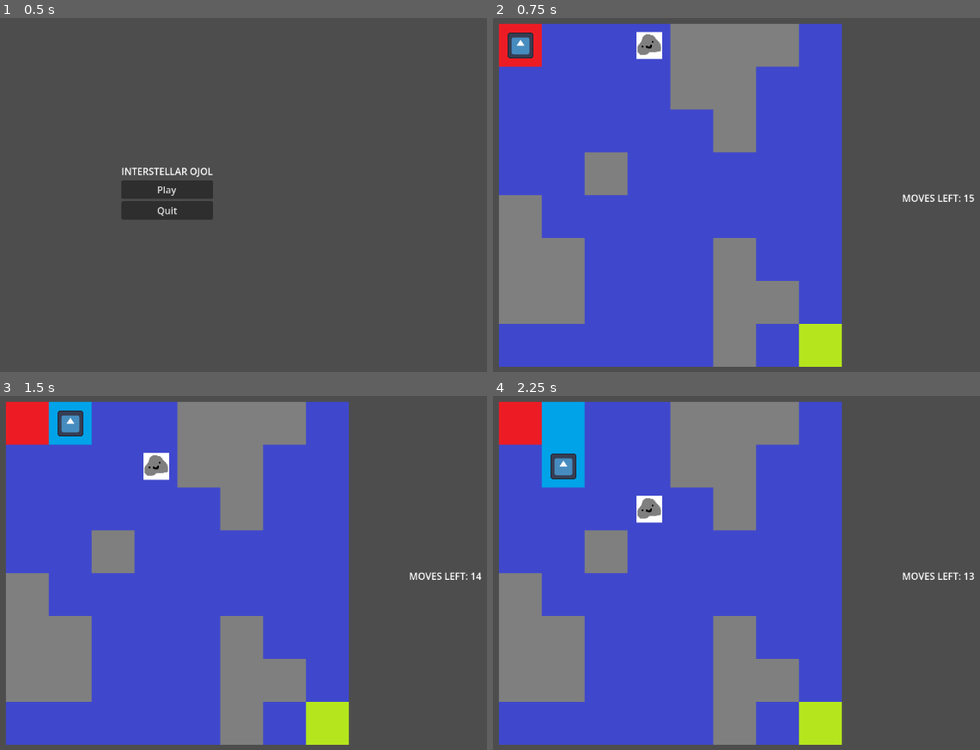
Above: before the commit, frames 1-4 (two rows, left to right).
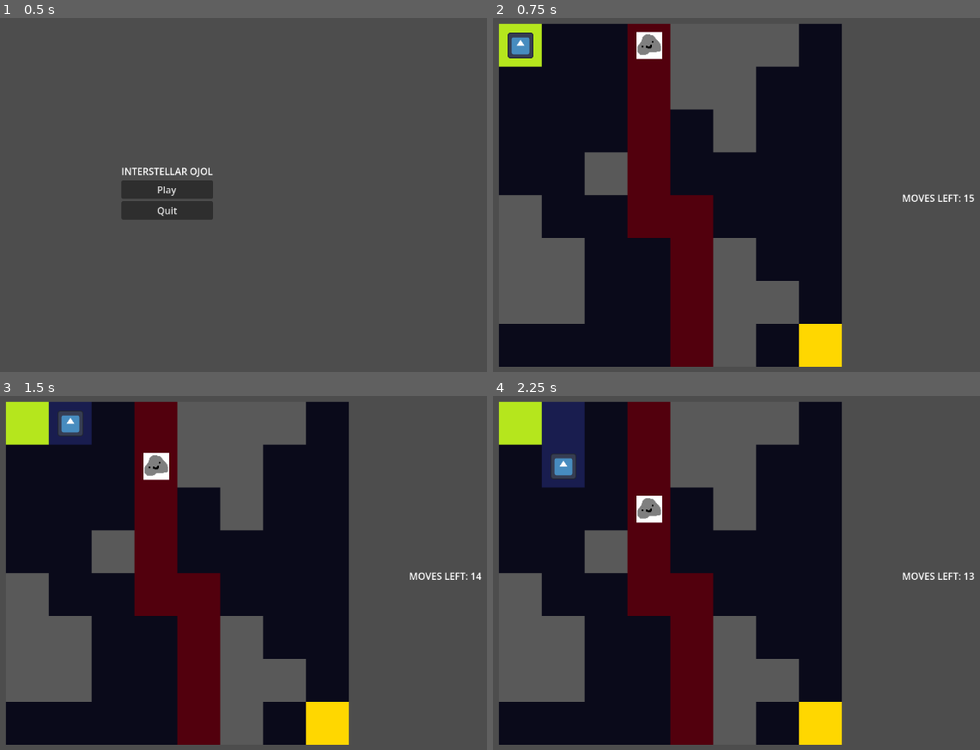
Above: after the commit, the same moments.

Repository: XilefEel/gameseed-2026
Game: Godot game, scene res://scenes/MainMenu.tscn
Same seed, same stepped clock (60 frames per second), same inputs: the game is played once before the commit and once after it. The engine's default icon, where the game draws it, is replaced by a stand-in: a white triangle on a blue panel in a dark square.
Inputs:
- Up to frame 1 (0.5 s): no input
- Up to frame 2 (0.75 s): click "Play" at 0.5 s
- Up to frame 3 (1.5 s): tap Enter at 1.25 s; hold Right (ui_right) from 1.28 s (still down)
- Up to frame 4 (2.25 s): tap Space at 2 s; release Right (ui_right) at 2.03 s; hold Down (ui_down) from 2.03 s (still down)

Frame 1 is identical in both runs. In frame 2, 68% of the frame differs, in the area x 1-72%, y 1-99%; in frame 3, 68%; in frame 4, 68%.

Commit message:
added visible asteroid path and updated tilemap colors

Diff:
--- a/scripts/asteroid.gd
+++ b/scripts/asteroid.gd
@@ -2,7 +2,7 @@
 
 @onready var grid: TileMapLayer = get_parent()
 
-var path := [
+var path: Array[Vector2i] = [
 	Vector2i(3,0),
 	Vector2i(3,1),
 	Vector2i(3,2),
@@ -19,6 +19,7 @@
 
 func _ready() -> void:
 	position = grid.map_to_local(path[0])
+	grid.mark_asteroid_path(path)
 
 
 func step() -> void:
--- a/scripts/grid.gd
+++ b/scripts/grid.gd
@@ -5,12 +5,14 @@
 const EMPTY := Vector2i(0, 0)
 const START := Vector2i(1, 0)
 const END := Vector2i(2, 0)
-const PATH := Vector2i(0, 1)
+const PLAYER_PATH := Vector2i(0, 1)
+const ASTEROID_PATH := Vector2i(1, 1)
 const WALL := Vector2i(0, 2)
 
 var start_cell := Vector2i(0, 0)
 var end_cell := Vector2i(7, 7)
 
+var asteroid_path_cells: Array[Vector2i] = []
 
 func _ready() -> void:
 	set_cell(start_cell, 0, START)
@@ -36,9 +38,20 @@
 
 func mark_path(cell: Vector2i) -> void:
 	if cell == start_cell or cell == end_cell: return
-	set_cell(cell, 0, PATH)
+	set_cell(cell, 0, PLAYER_PATH)
+
+
+func mark_asteroid_path(cells: Array[Vector2i]) -> void:
+	asteroid_path_cells = cells
+	for cell in cells:
+		set_cell(cell, 0, ASTEROID_PATH)
 
 
 func clear_path(cell: Vector2i) -> void:
-	if cell == start_cell or cell == end_cell: return
-	set_cell(cell, 0, EMPTY)
+	if cell == start_cell or cell == end_cell:
+		return
+
+	if asteroid_path_cells.has(cell):
+		set_cell(cell, 0, ASTEROID_PATH)
+	else:
+		set_cell(cell, 0, EMPTY)
--- a/scripts/player.gd
+++ b/scripts/player.gd
@@ -102,7 +102,7 @@
 	var swapped = asteroid_prev == current_cell
 
 	if hit or swapped:
-		await get_tree().create_timer(0.5).timeout
+		await get_tree().create_timer(0.3).timeout
 		get_tree().change_scene_to_file("res://scenes/GameOver.tscn")
 
 	is_moving = false
Binary file changed: assets/tileset-asset.png
Not shown: 2 places in scenes/Game.tscn that only renumber resources
